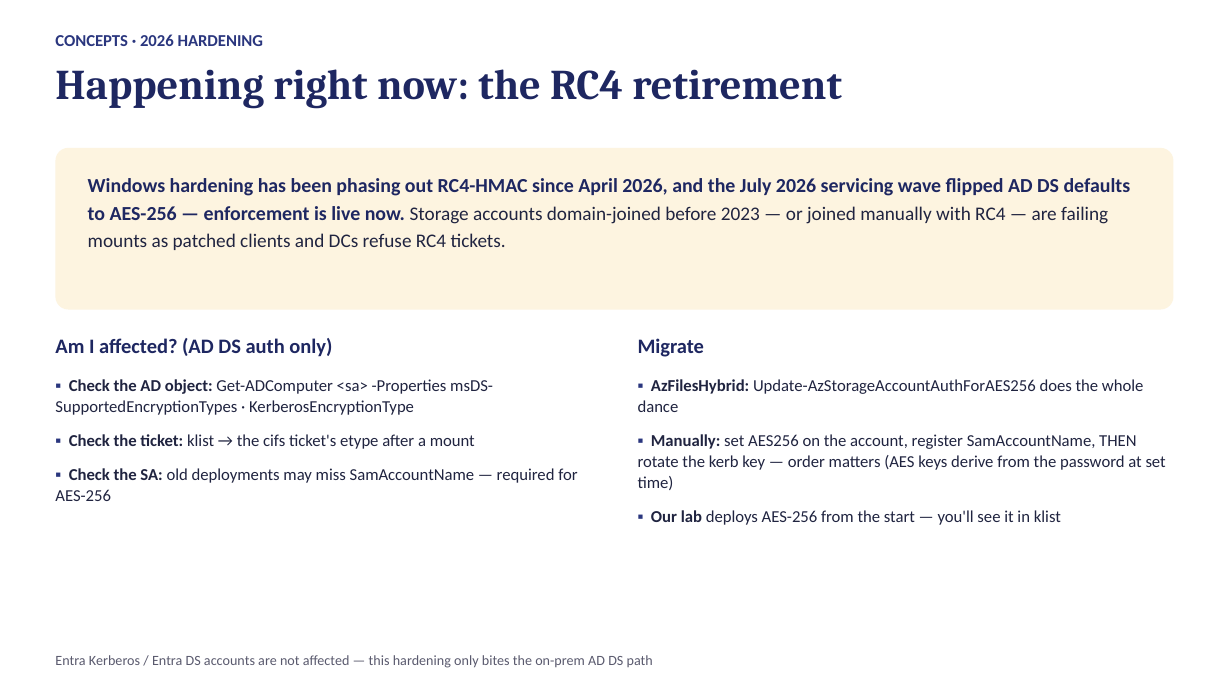
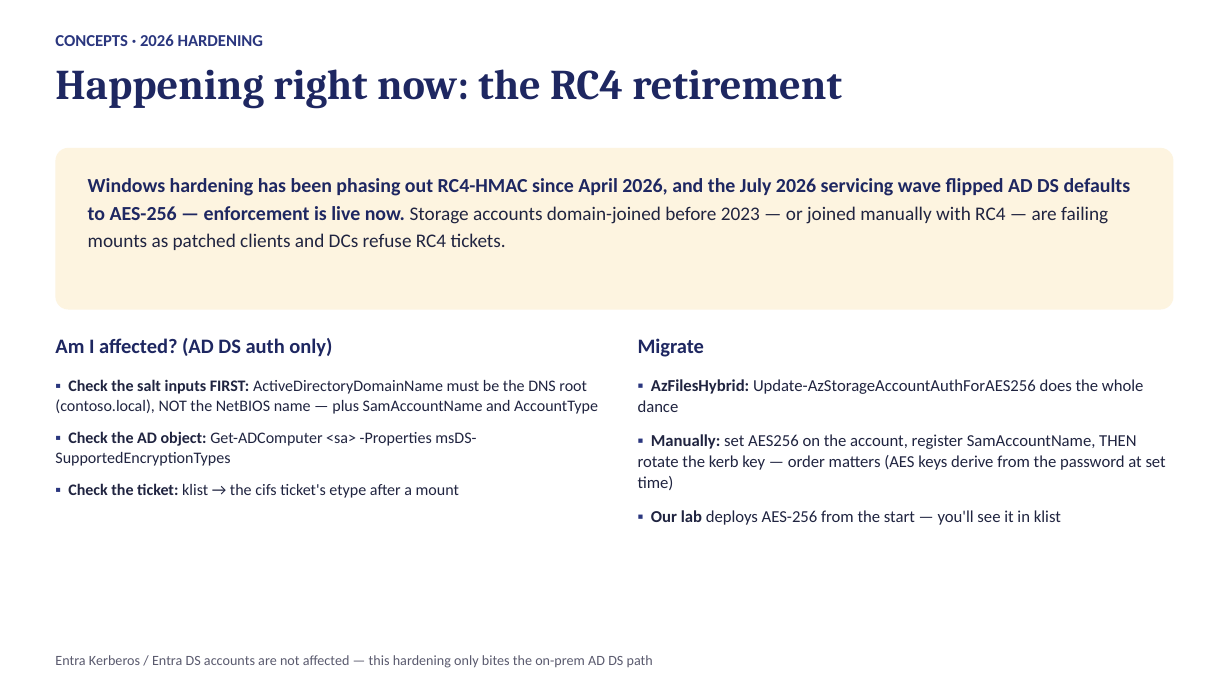
Before and after one commit to kmin1223/azfiles-lab, a slide deck: slide 12 of session1-adds-deck.pptx (slide 11 before the commit). Drawn at 1232x693 pixels with LibreOffice and Linux fonts; fonts in the diff are those of the drawing. Boxes give left, top, right and bottom in pixels: in the first picture for what was removed or moved away, otherwise in the second. Text is boxed around its words. In the diff, an @@ line names an element or a change of style, - is before the commit and + after.

```diff
--- a/session1-adds-deck.pptx
+++ b/session1-adds-deck.pptx
@@ text at [55,379,598,466]: text changed; size 13 to 12.5 pt @@
-▪ Check the AD object: Get-ADComputer <sa> -Properties msDS-SupportedEncryptionTypes · KerberosEncryptionType
+▪ Check the salt inputs FIRST: ActiveDirectoryDomainName must be the DNS root (contoso.local), NOT the NetBIOS name — plus SamAccountName and AccountType
+▪ Check the AD object: Get-ADComputer <sa> -Properties msDS-SupportedEncryptionTypes
@@ text at [55,468,577,501]: paragraph removed @@
-▪ Check the SA: old deployments may miss SamAccountName — required for AES-256
@@ text at [68,483,459,498]: size 13 to 12.5 pt in "▪ Check the ticket: klist → the ..."; less space between paragraphs @@
```
Also in this commit, not shown: 8 other slides changed, 6 slides added, 3 slides removed, 16 other files.
